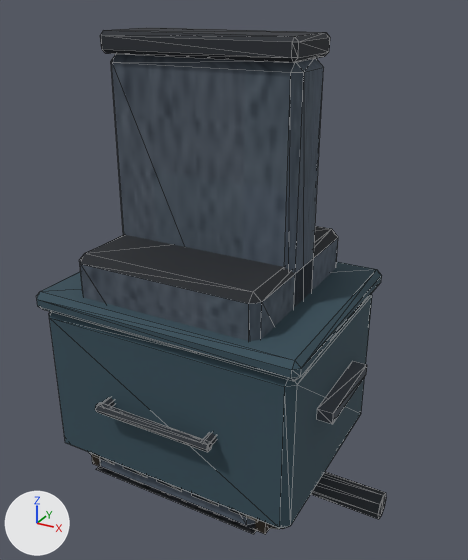
What one commit did to the glTF model public/models/env-kit.glb.
The view is the same before and after, from a 50 mm camera at (1.59, -2.69, 2.45) aimed at (0.1, 0.03, 1.09). The lights are fixed; the arrows at lower left show +X, +Y and +Z. The first picture is the older version. Mesh edges are drawn as thin lines on the coarser meshes.

Names of what the first picture shows: 'edge_wall', 'prop_cart', 'prop_dumpster', 'prop_pipe', 'wall_block' and 3 more.
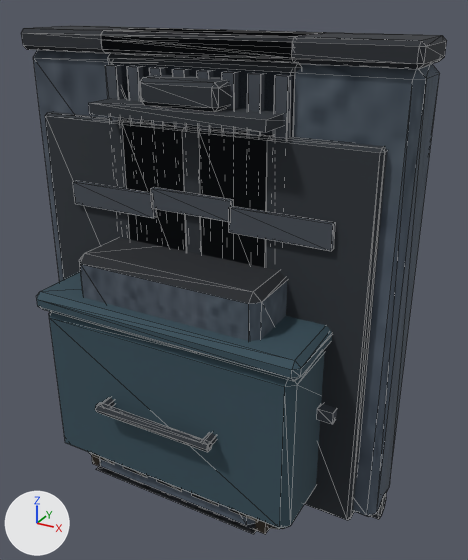
What differs and where, as boxes (x1, y1, x2, y2) in the pictures (468 x 560 px):
```json
{"object": "edge_gate", "change": "added", "after": [21, 25, 447, 520], "faces in mat_steel_dark (dark grey #2b3037)": [45, 75, 387, 520], "faces in mat_wall (picture img_wall_panel)": [33, 50, 439, 517], "faces in mat_concrete_dark (dark grey #272b31)": [21, 25, 447, 69], "faces in mat_steel (greyish blue #454c55)": [73, 180, 335, 251]}
{"object": "edge_door", "change": "added", "after": [89, 28, 325, 267], "faces in mat_steel_dark (dark grey #2b3037)": [89, 98, 283, 267], "faces in mat_steel (greyish blue #454c55)": [151, 187, 233, 222], "faces in mat_concrete_dark (dark grey #272b31)": [101, 28, 325, 63], "faces in mat_wall (picture img_wall_panel)": [113, 62, 290, 134]}
{"object": "edge_corrugated", "change": "added", "after": [102, 40, 302, 139], "faces in mat_steel (greyish blue #454c55)": [105, 64, 292, 139], "faces in mat_steel_dark (dark grey #2b3037)": [102, 40, 302, 136]}
{"object": "edge_wall", "change": "unchanged, covered by the edit", "before": [100, 28, 330, 308]}
{"object": "prop_pipe", "change": "unchanged, covered by the edit", "before": [311, 472, 386, 519], "after": [371, 493, 386, 519]}
```

The change, as JSON lines over the scene's bpy script:
```json
{"op": "add", "block": "me_edge_gate", "code": ["me_edge_gate = bpy.data.meshes.new('edge_gate')", "me_edge_gate.from_pydata(...)  # 160 vertices, 280 faces; spans x -1.0..1.0, y -0.31..0.19, z 0.0..2.3", "# faces by material slot: [44, 44, 132, 48, 12]", "me_edge_gate.materials.append(mat_wall)  # picture img_wall_panel", "me_edge_gate.materials.append(mat_concrete_dark)  # dark grey #272b31", "me_edge_gate.materials.append(mat_steel_dark)  # dark grey #2b3037", "me_edge_gate.materials.append(mat_steel)  # greyish blue #454c55", "me_edge_gate.materials.append(mat_lamp_glow)  # beige #ffce81, glowing beige #ffce81"]}
{"op": "add", "block": "me_edge_door", "code": ["me_edge_door = bpy.data.meshes.new('edge_door')", "me_edge_door.from_pydata(...)  # 96 vertices, 168 faces; spans x -0.5..0.5, y -0.35..0.19, z 0.0..2.3", "# faces by material slot: [44, 44, 56, 24]", "me_edge_door.materials.append(mat_wall)  # picture img_wall_panel", "me_edge_door.materials.append(mat_concrete_dark)  # dark grey #272b31", "me_edge_door.materials.append(mat_steel_dark)  # dark grey #2b3037", "me_edge_door.materials.append(mat_steel)  # greyish blue #454c55"]}
{"op": "add", "block": "me_edge_corrugated", "code": ["me_edge_corrugated = bpy.data.meshes.new('edge_corrugated')", "me_edge_corrugated.from_pydata(...)  # 112 vertices, 184 faces; spans x -0.5..0.5, y -0.19..0.19, z 0.0..2.28", "# faces by material slot: [88, 96]", "me_edge_corrugated.materials.append(mat_steel_dark)  # dark grey #2b3037", "me_edge_corrugated.materials.append(mat_steel)  # greyish blue #454c55"]}
{"op": "add", "block": "ob_edge_gate", "code": ["ob_edge_gate = bpy.data.objects.new('edge_gate', me_edge_gate)", "ob_edge_gate.location = (0.0, 0.0, 0.0)"]}
{"op": "add", "block": "ob_edge_door", "code": ["ob_edge_door = bpy.data.objects.new('edge_door', me_edge_door)", "ob_edge_door.location = (0.0, 0.0, 0.0)"]}
{"op": "add", "block": "ob_edge_corrugated", "code": ["ob_edge_corrugated = bpy.data.objects.new('edge_corrugated', me_edge_corrugated)", "ob_edge_corrugated.location = (0.0, 0.0, 0.0)"]}
```
